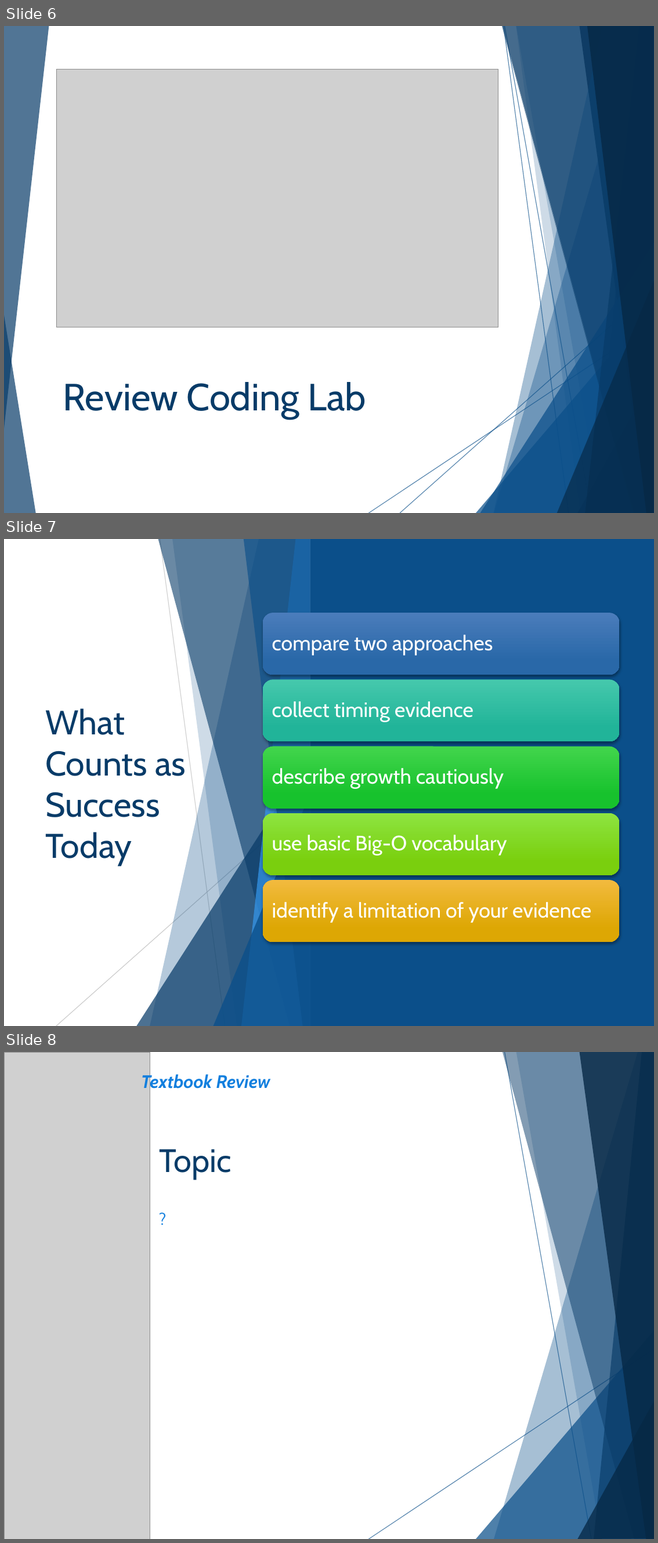
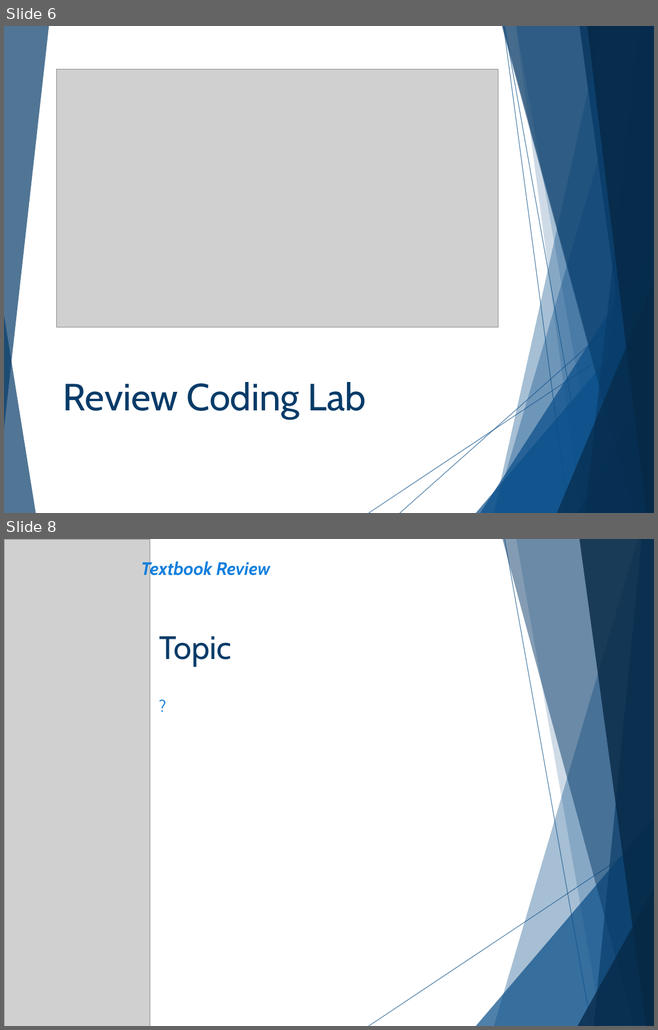
Before and after one commit to cashmy/AAISE_Details, a slide deck: 10-152-117_Python_Programming/Slide_Decks/W0ND0N_Lecture_Slides.pptx. Shown one above the other, each under a label of ours: slides 6, 7 and 8 before the commit, slides 6 and 8 after it; the slides between them are not shown. The pictures are 658x1543 and 658x1030 pixels, drawn with LibreOffice and Linux fonts; fonts in the diff are those of the drawing; grey boxes stand for pictures; background and template pictures are left out. Boxes give left, top, right and bottom in pixels: in the first picture for what was removed or moved away, otherwise in the second. Text is boxed around its words. In the diff, an @@ line names an element or a change of style, - is before the commit and + after.

```diff
--- a/10-152-117_Python_Programming/Slide_Decks/W0ND0N_Lecture_Slides.pptx
+++ b/10-152-117_Python_Programming/Slide_Decks/W0ND0N_Lecture_Slides.pptx
@@ slide 7 removed at [4, 539, 654, 1026], background #FFFFFF; not listed: 10 template elements that a slide beside it also shows @@
@@ rectangle removed at [4, 539, 654, 1026] @@
@@ rectangle removed at [310, 539, 654, 1026] @@
@@ title removed at [45, 708, 186, 866] @@
-What Counts as Success Today
@@ group removed at [56, 539, 311, 1026]: 5 freeform shapes, 2 lines, 2 triangles @@
@@ group removed at [263, 613, 619, 943]: 5 rounded rectangles, 5 texts @@
-compare two approaches
-collect timing evidence
-describe growth cautiously
-use basic Big-O vocabulary
-identify a limitation of your evidence
```
Also in this commit, not shown: 4 slides changed, 1 slide added, 45 other files.
